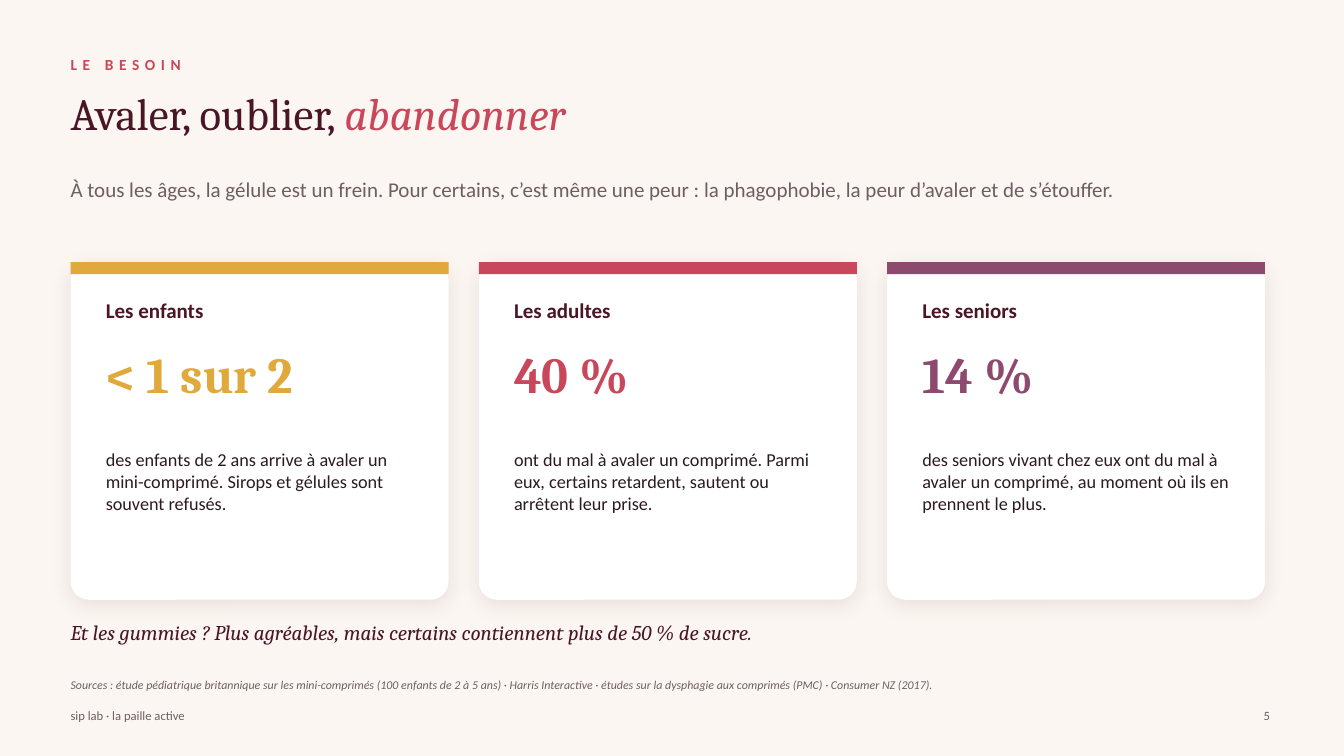
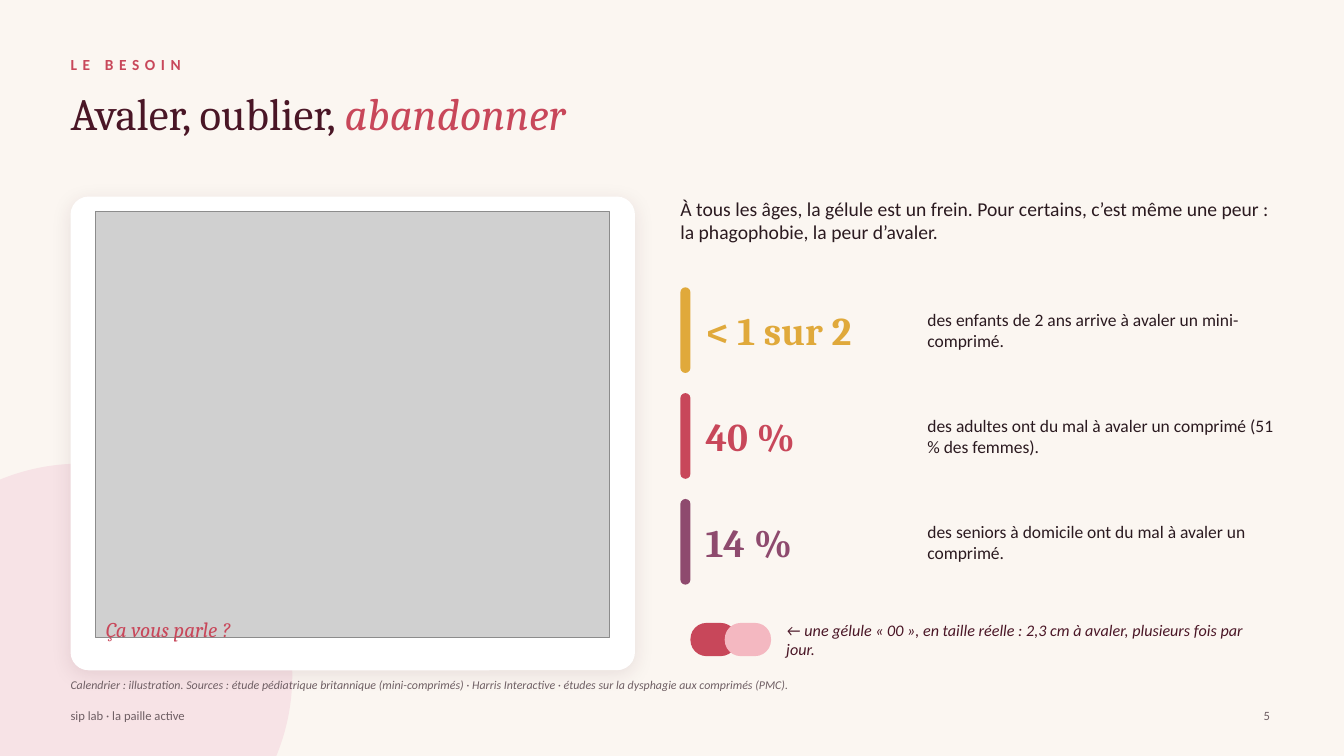
Before and after one commit to nisrine-max/mon-sitee, a slide deck: slide 5 of Dossier_sip_lab/10_Pitchs_et_presentations/Pitch_PEPITE_sip_lab.pptx. Drawn at 1344x756 pixels with LibreOffice and Linux fonts; fonts in the diff are those of the drawing; grey boxes stand for pictures. Boxes give left, top, right and bottom in pixels: in the first picture for what was removed or moved away, otherwise in the second. Text is boxed around its words. In the diff, an @@ line names an element or a change of style, - is before the commit and + after.

```diff
--- a/Dossier_sip_lab/10_Pitchs_et_presentations/Pitch_PEPITE_sip_lab.pptx
+++ b/Dossier_sip_lab/10_Pitchs_et_presentations/Pitch_PEPITE_sip_lab.pptx
@@ rounded rectangle: place and size @@
-rounded rectangle at <box>71,262,449,600</box>
+rounded rectangle at <box>71,197,635,670</box>
@@ rounded rectangle at <box>71,197,635,670</box>: proportions changed @@
@@ text at <box>680,200,1259,243</box>: text changed; size 15 to 14 pt; text colour #6E5E63 to #2B1A20 @@
-À tous les âges, la gélule est un frein. Pour certains, c’est même une peur : la phagophobie, la peur d’avaler et de s’étouffer.
+À tous les âges, la gélule est un frein. Pour certains, c’est même une peur : la phagophobie, la peur d’avaler.
@@ picture added at <box>96,212,610,638</box> @@
@@ rectangle removed at <box>71,262,449,274</box> @@
@@ rounded rectangle removed at <box>479,262,857,600</box> @@
@@ rectangle removed at <box>479,262,857,274</box> @@
@@ rounded rectangle removed at <box>887,262,1265,600</box> @@
@@ rectangle removed at <box>887,262,1265,274</box> @@
@@ rounded rectangle added at <box>681,287,691,373</box>, fill #E0A93B @@
@@ text "< 1 sur 2": place and size @@
-text "< 1 sur 2" at <box>147,359,294,394</box>
+text "< 1 sur 2" at <box>737,318,852,346</box>
@@ text "des enfants de 2 ans ..." at <box>927,314,1238,350</box>: vertical alignment top to middle @@
@@ text removed at <box>106,303,203,318</box> @@
-Les enfants
@@ text removed at <box>514,303,611,318</box> @@
-Les adultes
@@ text removed at <box>922,303,1017,318</box> @@
-Les seniors
@@ text at <box>927,314,1238,350</box>: text changed; size 13 to 12.5 pt @@
-des enfants de 2 ans arrive à avaler un mini-comprimé. Sirops et gélules sont souvent refusés.
+des enfants de 2 ans arrive à avaler un mini-comprimé.
@@ rounded rectangle added at <box>681,393,691,479</box>, fill #C8475A @@
@@ text "40 %": place and size @@
-text "40 %" at <box>514,358,569,394</box>
+text "40 %" at <box>706,424,749,452</box>
@@ text added at <box>927,419,1273,455</box>, 12.5 pt, text #2B1A20 @@
+des adultes ont du mal à avaler un comprimé (51 % des femmes).
@@ ellipse added at <box>0,464,292,756</box>, fill #F7E3E6 @@
@@ text removed at <box>514,453,809,513</box> @@
-ont du mal à avaler un comprimé. Parmi eux, certains retardent, sautent ou arrêtent leur prise.
@@ rounded rectangle added at <box>681,499,691,585</box>, fill #8E4A6E @@
@@ size 36 to 28 pt; vertical alignment top to middle in 3 elements at <box>706,424,749,452</box>, <box>737,318,852,346</box>, <box>706,530,746,557</box> @@
@@ text "14 %": place and size @@
-text "14 %" at <box>922,358,973,393</box>
+text "14 %" at <box>706,530,746,557</box>
@@ text "des seniors à domicile ont ..." at <box>927,526,1245,562</box>: vertical alignment top to middle @@
@@ text at <box>927,526,1245,562</box>: text changed; size 13 to 12.5 pt @@
-des seniors vivant chez eux ont du mal à avaler un comprimé, au moment où ils en prennent le plus.
+des seniors à domicile ont du mal à avaler un comprimé.
@@ text removed at <box>71,625,752,645</box> @@
-Et les gummies ? Plus agréables, mais certains contiennent plus de 50 % de sucre.
@@ text added at <box>106,622,218,643</box>, 15 pt, text #C8475A, italic @@
+Ça vous parle ?
@@ rounded rectangle added at <box>691,623,737,656</box>, fill #C8475A @@
@@ rounded rectangle added at <box>725,623,771,656</box>, fill #F4B8C1 @@
@@ text added at <box>786,624,1243,658</box>, 11.5 pt, text #4A1626, italic @@
+← une gélule « 00 », en taille réelle : 2,3 cm à avaler, plusieurs fois par jour.
@@ text at <box>71,680,788,691</box>: text changed @@
-Sources : étude pédiatrique britannique sur les mini-comprimés (100 enfants de 2 à 5 ans) · Harris Interactive · études sur la dysphagie aux comprimés (PMC) · Consumer NZ (2017).
+Calendrier : illustration. Sources : étude pédiatrique britannique (mini-comprimés) · Harris Interactive · études sur la dysphagie aux comprimés (PMC).
```
Also in this commit, not shown: 10 other slides changed, 1 slide added, 1 other file.
